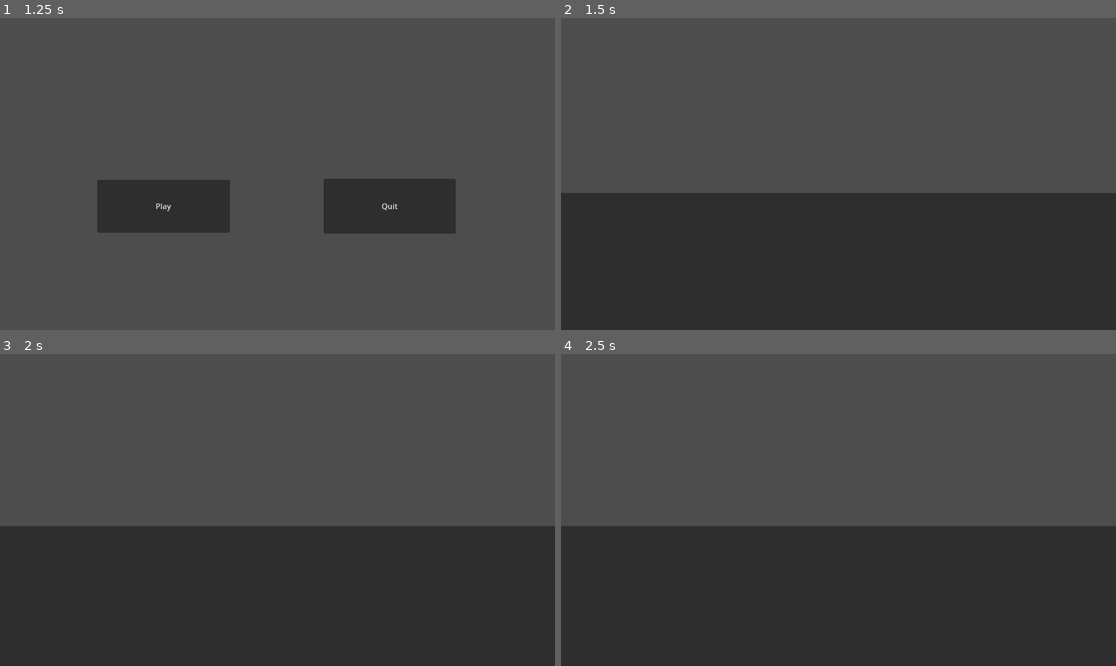
Above: before the commit, frames 1-4 (two rows, left to right).
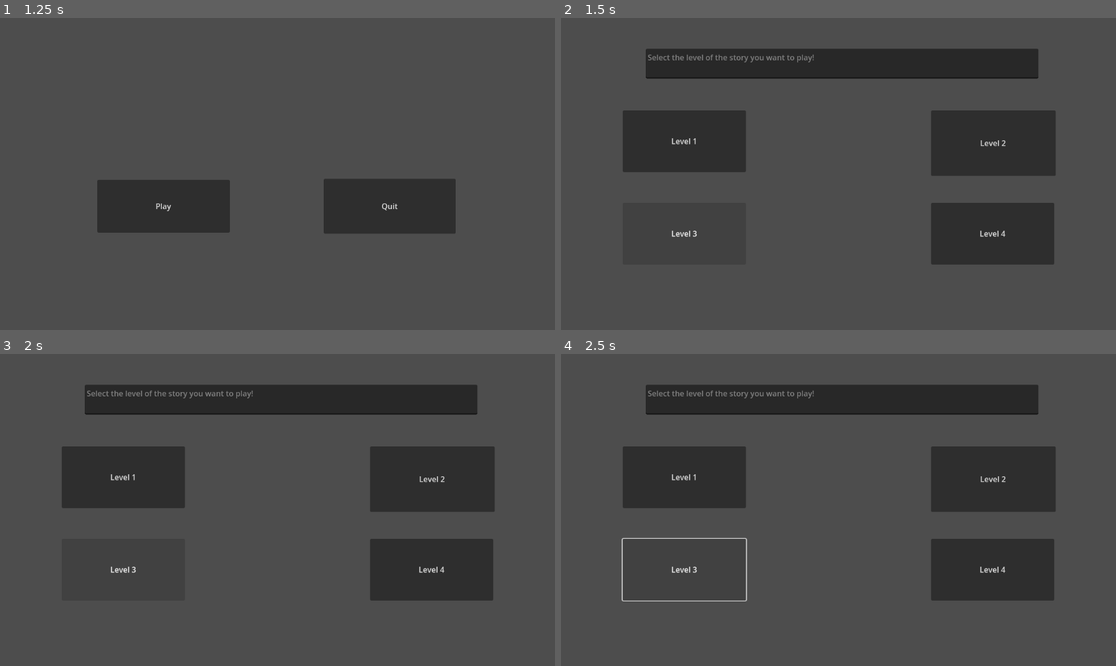
Above: after the commit, the same moments.

Repository: carlosm00/super-cat-a-punch
Game: Godot game, scene res://main.tscn
Two runs of this game, one before a commit and one after it. Both use one fixed random seed, a clock stepped at 60 frames per second and the inputs below.
Inputs (mouse positions are in pixels of both pictures, inside the frame that each line leads up to):
- Up to frame 1 (1.25 s): click "Super Cat A Punch: The Game" at 0.5 s
- Up to frame 2 (1.5 s): click "Play" at 1.25 s
- Up to frame 3 (2 s): no input
- Up to frame 4 (2.5 s): click (683, 569) at 2 s, where only the run after the commit has a clickable "Level 3"

Frame 1 is identical in both runs. In frame 2, 51% of the frame differs, in the area x 0-100%, y 9-100%; in frame 3, 52%; in frame 4, 52%.

Commit message:
levels setup stage

Diff:
--- /dev/null
+++ b/super-cat-a-punch/level_menu.gd
@@ -0,0 +1,19 @@
+extends Node2D
+
+func _ready():
+	$level1.connect("pressed", Callable(self, "_goto_level1"))
+	$level2.connect("pressed", Callable(self, "_goto_level2"))
+	$level3.connect("pressed", Callable(self, "_goto_level3"))
+	$level4.connect("pressed", Callable(self, "_goto_level4"))
+
+func _goto_level1():
+	get_tree().change_scene_to_file("res://levels/scene_1.tscn")
+
+func _goto_level2():
+	get_tree().change_scene_to_file("res://levels/scene_1.tscn")
+
+func _goto_level3():
+	get_tree().change_scene_to_file("res://levels/scene_1.tscn")
+
+func _goto_level4():
+	get_tree().change_scene_to_file("res://levels/scene_1.tscn")
--- /dev/null
+++ b/super-cat-a-punch/level_menu.tscn
@@ -0,0 +1,41 @@
+[gd_scene format=3 uid="uid://sa6yjhhbxwki"]
+
+[node name="LevelMenu" type="Node2D"]
+
+[node name="level1" type="Button" parent="."]
+offset_left = 128.0
+offset_top = 192.0
+offset_right = 384.0
+offset_bottom = 320.0
+text = "Level 1"
+
+[node name="level3" type="Button" parent="."]
+offset_left = 128.0
+offset_top = 384.0
+offset_right = 384.0
+offset_bottom = 512.0
+text = "Level 3"
+
+[node name="level2" type="Button" parent="."]
+offset_left = 768.0
+offset_top = 192.0
+offset_right = 1027.0
+offset_bottom = 328.0
+text = "Level 2"
+
+[node name="level4" type="Button" parent="."]
+offset_left = 768.0
+offset_top = 384.0
+offset_right = 1024.0
+offset_bottom = 512.0
+text = "Level 4"
+
+[node name="TextEdit" type="TextEdit" parent="."]
+offset_left = 176.0
+offset_top = 64.0
+offset_right = 991.0
+offset_bottom = 126.0
+text = "Select the level of the story you want to play!"
+placeholder_text = "Select the level of the story you want to play!"
+editable = false
+selecting_enabled = false
--- /dev/null
+++ b/super-cat-a-punch/levels/scene_1.gd
@@ -0,0 +1,38 @@
+extends CharacterBody2D
+
+
+const SPEED = 300.0
+const JUMP_VELOCITY = -400.0
+
+# Get the gravity from the project settings to be synced with RigidBody nodes.
+var gravity = ProjectSettings.get_setting("physics/2d/default_gravity")
+
+@onready var anim = get_node("AnimationPlayer")
+
+func _physics_process(delta):
+	# Add the gravity.
+	if not is_on_floor():
+		velocity.y += gravity * delta
+	# Handle Jump.
+	if Input.is_action_just_pressed("ui_up") and is_on_floor():
+		velocity.y = JUMP_VELOCITY
+		anim.play("Jump")
+	# Get the input direction and handle the movement/deceleration.
+	# As good practice, you should replace UI actions with custom gameplay actions.
+	var direction = Input.get_axis("ui_left", "ui_right")
+
+	if direction == -1:
+		get_node("AnimatedSprite2D").flip_h = true
+	elif direction == 1:
+		get_node("AnimatedSprite2D").flip_h = false
+	if direction:
+		velocity.x = direction * SPEED
+		if velocity.y == 0:
+			anim.play("Run")
+	else:
+		velocity.x = move_toward(velocity.x, 0, SPEED)
+		if velocity.y == 0:
+			anim.play("Idle")
+	if velocity.y > 0:
+		anim.play("Fall")
+	move_and_slide()
--- a/super-cat-a-punch/menu.gd
+++ b/super-cat-a-punch/menu.gd
@@ -6,7 +6,7 @@
 	$QuitConfirmationDialog.connect("confirmed", Callable(self, "_confirm_quit"))
 
 func _start_pressed():
-	get_tree().change_scene_to_file("res://scene_1.tscn")
+	get_tree().change_scene_to_file("res://level_menu.tscn")
 
 
 func _quit_pressed():
--- a/super-cat-a-punch/scene_1.gd
+++ b/super-cat-a-punch/scene_1.gd
@@ -1,11 +1,9 @@
 extends Node2D
-
 
 # Called when the node enters the scene tree for the first time.
 func _ready() -> void:
 	pass # Replace with function body.
 
-
 # Called every frame. 'delta' is the elapsed time since the previous frame.
 func _process(delta: float) -> void:
 	pass
Not shown, added: super-cat-a-punch/level_menu.gd.uid
Not shown, added: super-cat-a-punch/levels/scene_1.gd.uid
Renamed: super-cat-a-punch/scene_1.tscn -> super-cat-a-punch/levels/scene_1.tscn
Not shown, changed: super-cat-a-punch/scene_1.gd.uid
Not shown, added: CHANGELOG.md
Not shown, changed: README.md
